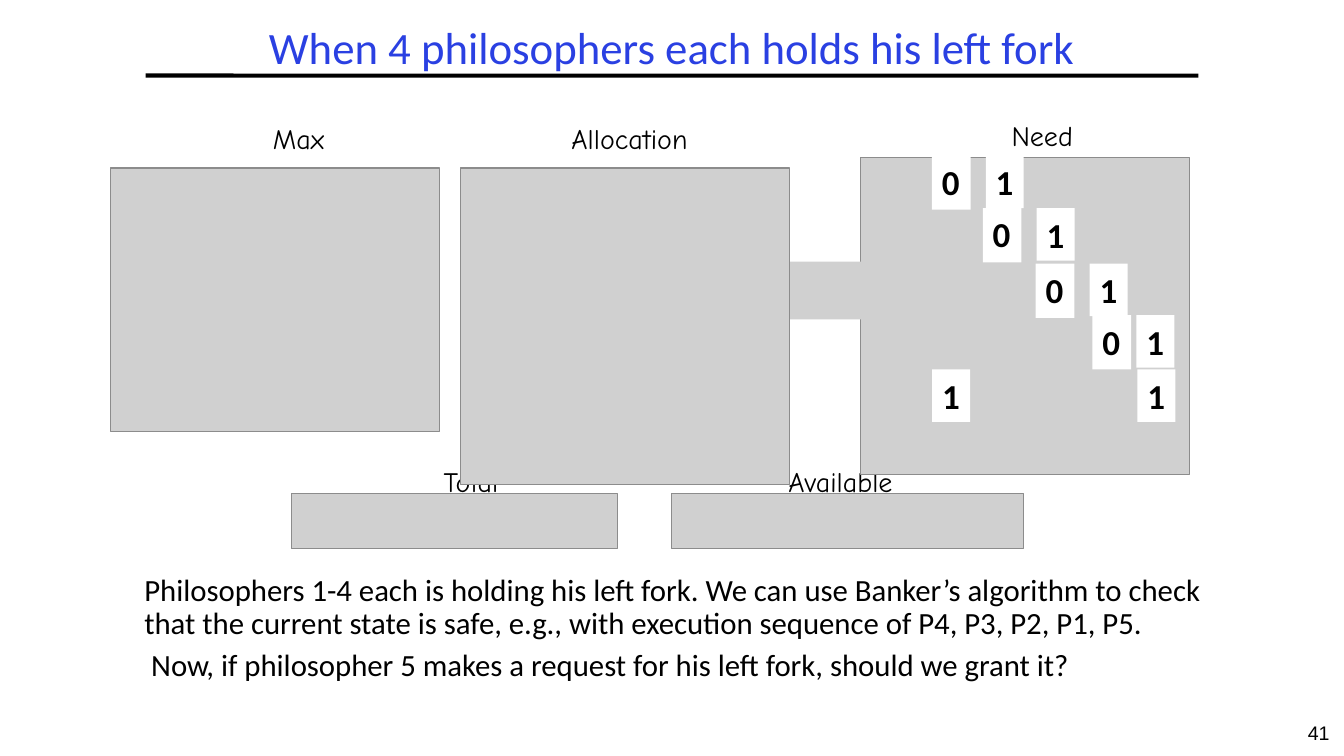
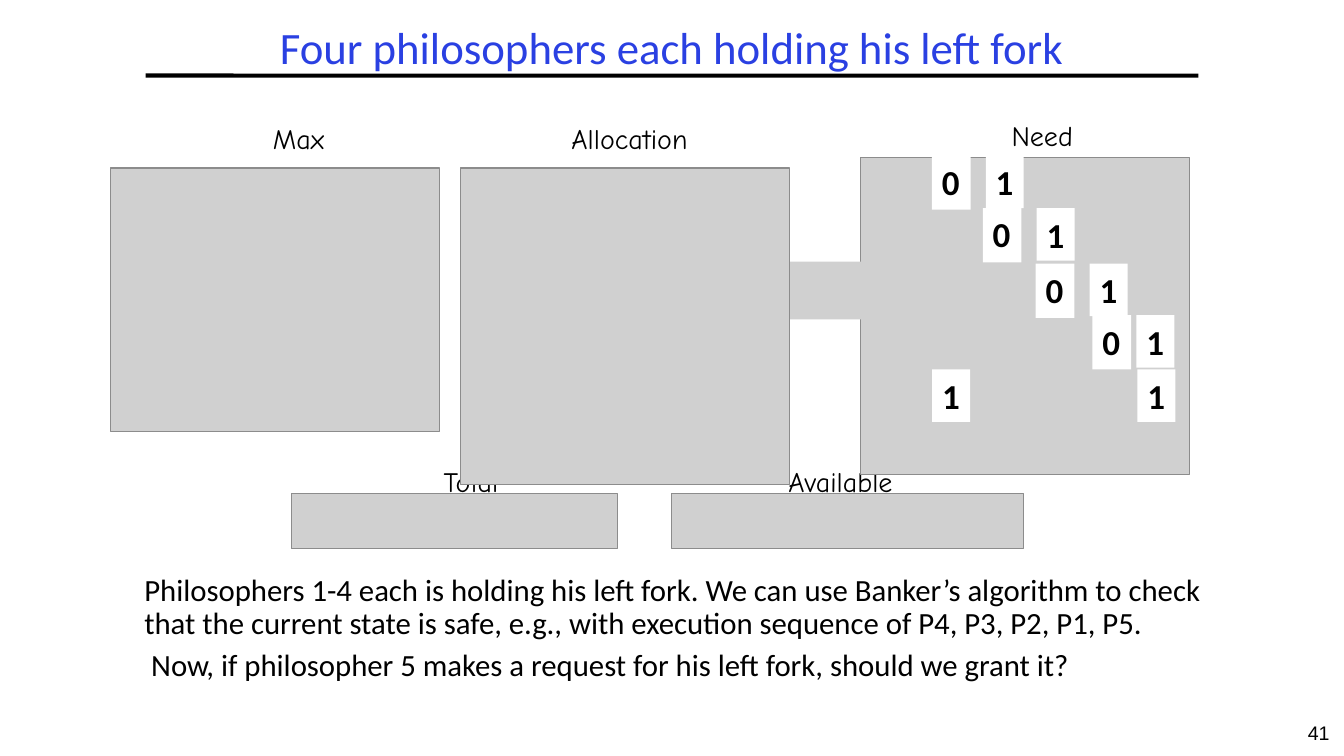
Before and after one commit to guhofstra/CSC256Fa25, a slide deck: slide 41 of PPTs/L4-Deadlocks.pptx. Drawn at 1344x756 pixels with LibreOffice and Linux fonts; fonts in the diff are those of the drawing; grey boxes stand for pictures. Boxes give left, top, right and bottom in pixels: in the first picture for what was removed or moved away, otherwise in the second. Text is boxed around its words. In the diff, an @@ line names an element or a change of style, - is before the commit and + after.

```diff
--- a/PPTs/L4-Deadlocks.pptx
+++ b/PPTs/L4-Deadlocks.pptx
@@ title at box(280, 33, 1062, 76): text changed @@
-When 4 philosophers each holds his left fork
+Four philosophers each holding his left fork
```
Also in this commit, not shown: 2 other slides changed, 5 other files.
